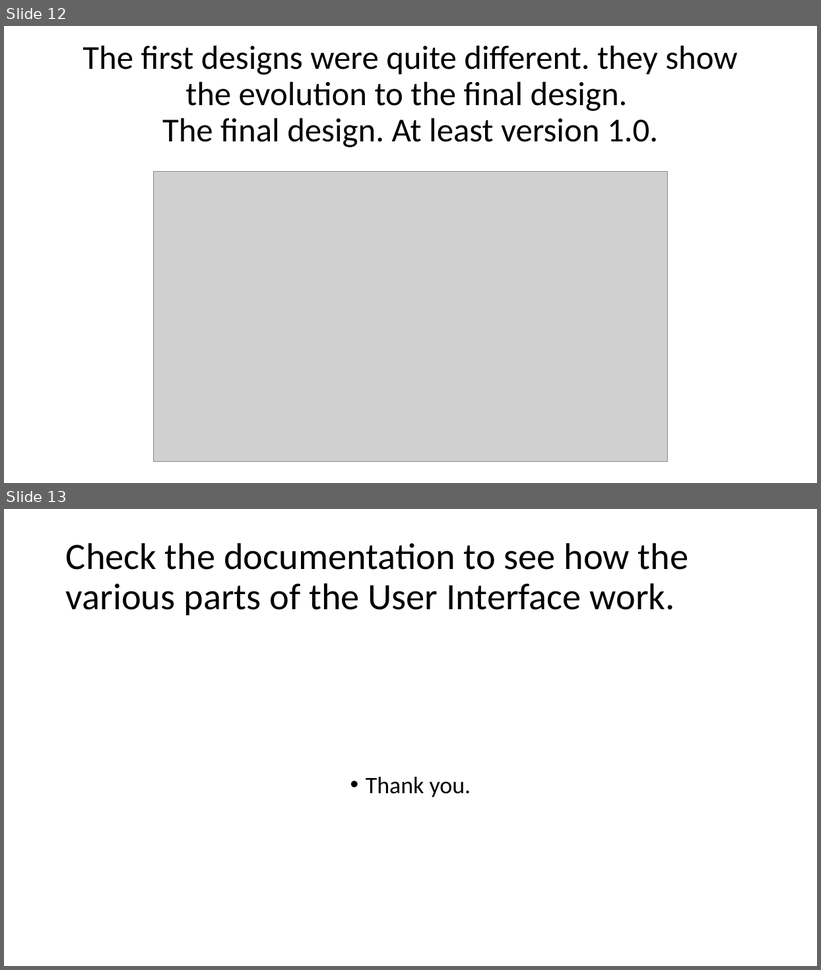
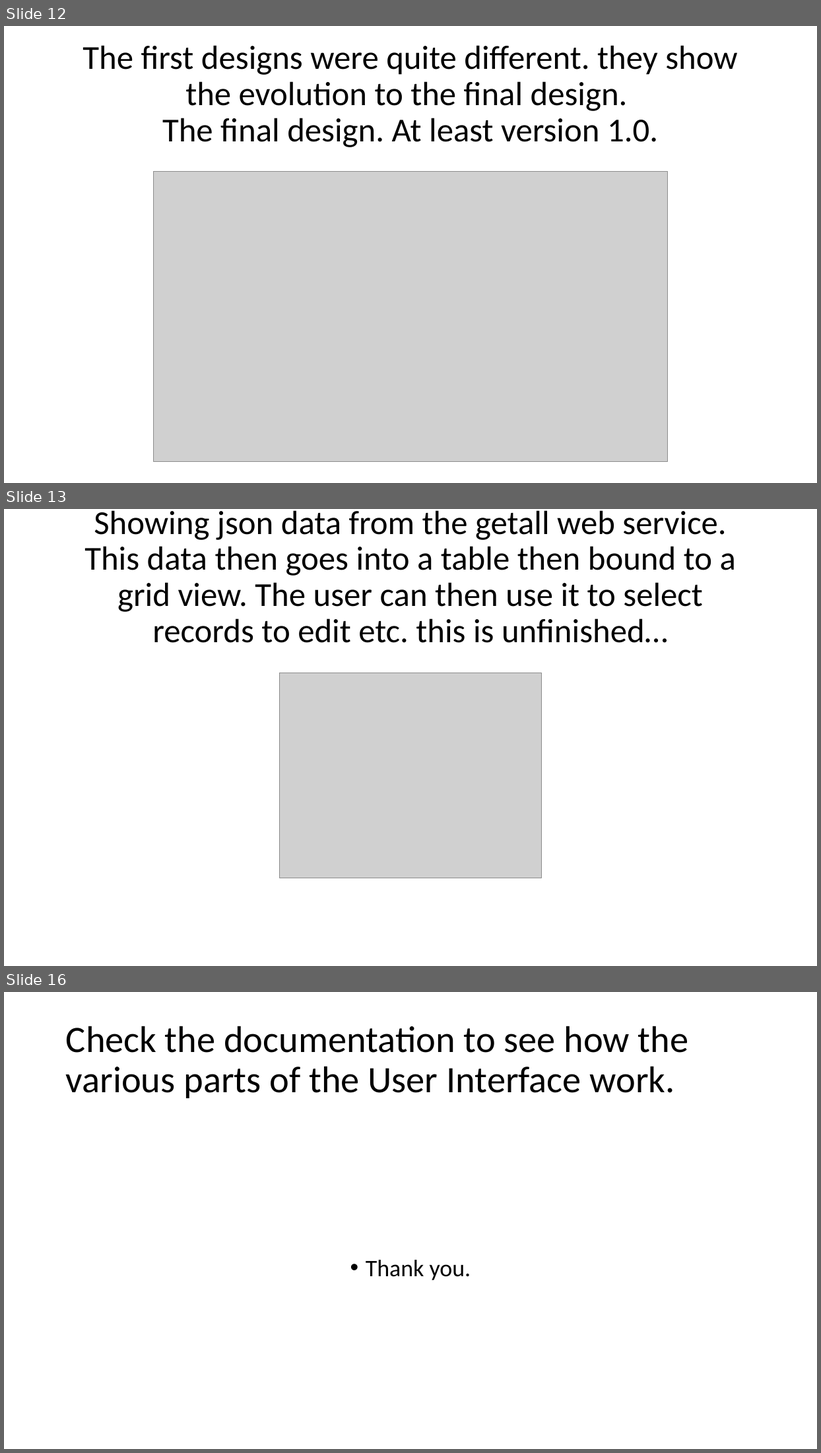
Before and after one commit to kkaunda/mra, a slide deck: MRA/Deliverables/MRATaxpayerApp-SCREEN-DESIGNS-AND-MENUS.pptx. Shown one above the other, each under a label of ours: slides 12 and 13 before the commit, slides 12, 13 and 16 after it; the slides between them are not shown. The pictures are 821x970 and 821x1453 pixels, drawn with LibreOffice and Linux fonts; fonts in the diff are those of the drawing; grey boxes stand for pictures. Boxes give left, top, right and bottom in pixels: in the first picture for what was removed or moved away, otherwise in the second. Text is boxed around its words. In the diff, an @@ line names an element or a change of style, - is before the commit and + after.

```diff
--- a/MRA/Deliverables/MRATaxpayerApp-SCREEN-DESIGNS-AND-MENUS.pptx
+++ b/MRA/Deliverables/MRATaxpayerApp-SCREEN-DESIGNS-AND-MENUS.pptx
@@ slide 13 added at bbox=[4, 509, 817, 966], background #FFFFFF @@
@@ title added at bbox=[85, 510, 736, 643], 39.6 pt, text #000000 @@
+Showing json data from the getall web service. This data then goes into a table then bound to a grid view. The user can then use it to select records to edit etc. this is unfinished…
@@ picture added at bbox=[280, 673, 541, 878] @@
@@ what was slide 13 is now slide 16 @@
```
Also in this commit, not shown: 2 other slides added, 5 other files.
